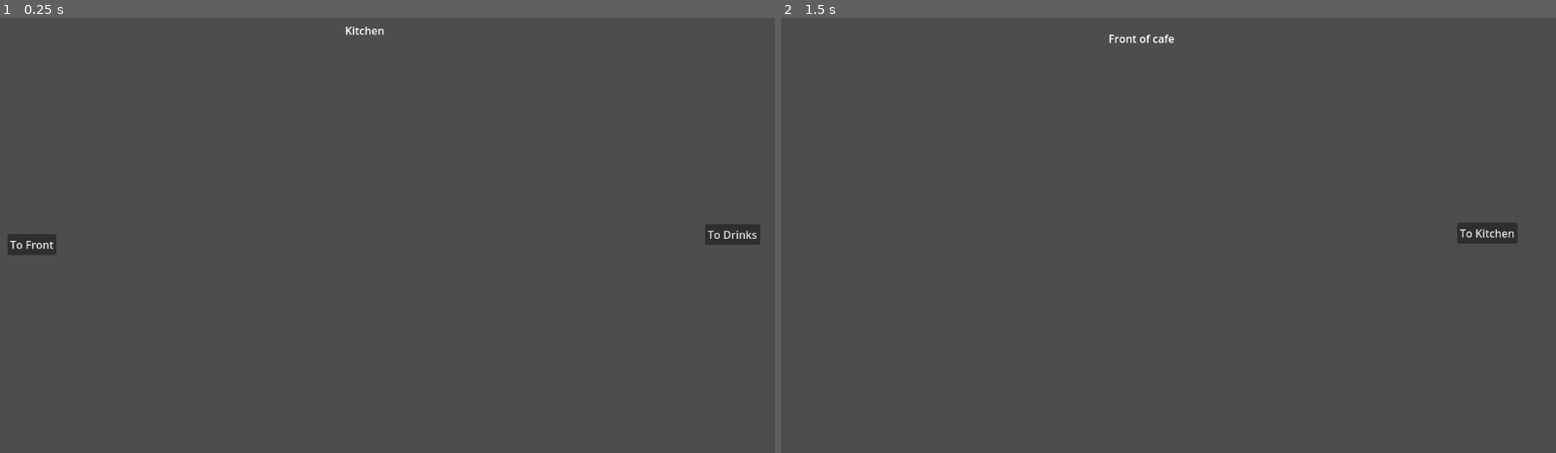
Above: before the commit, frames 1-2 (left to right).
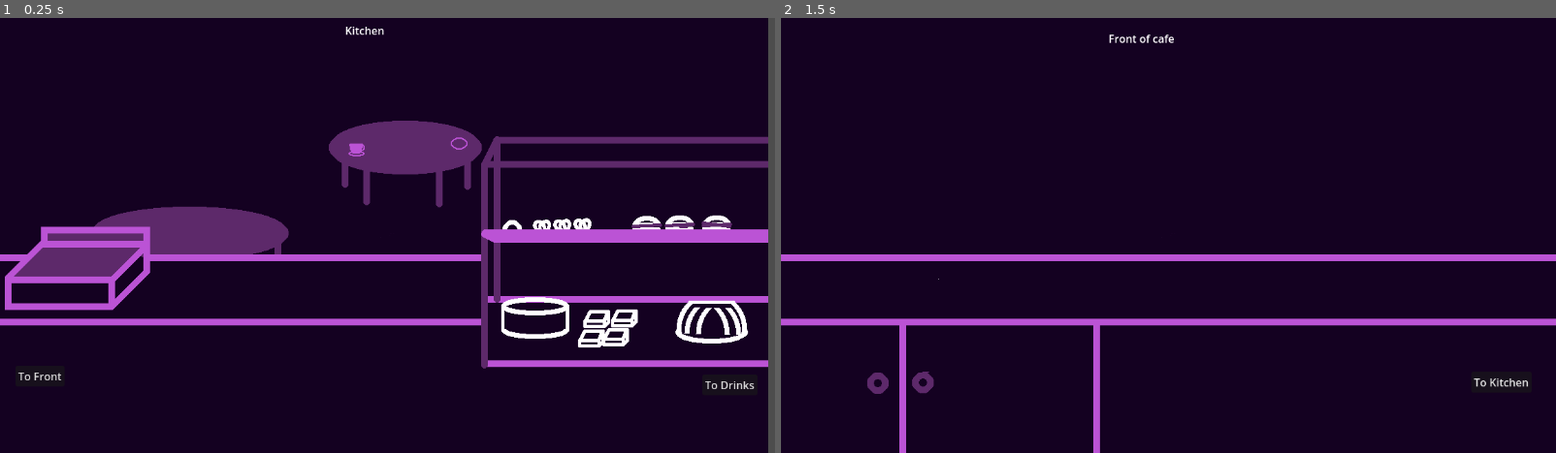
Above: after the commit, the same moments.

Repository: ARLJohnston/GMTK-2025
Game: Godot game, scene res://kitchen.tscn
The game is run twice, just before and just after one commit, with the same random seed, the same clock (stepped at 60 frames per second) and the same inputs.
Inputs:
- Up to frame 1 (0.25 s): no input
- Up to frame 2 (1.5 s): click "To Front" at 0.5 s; tap Enter at 1.25 s

The runs differ from the first frame. In frame 1, 99% of the frame differs, in the area x 0-100%, y 0-100%; in frame 2, 100%.

Commit message:
added art to the background of the three main scenes. Also added the skeleton of the order minigame and some of its logic

Diff:
--- /dev/null
+++ b/assets/icon.svg
@@ -0,0 +1 @@
+<svg xmlns="http://www.w3.org/2000/svg" width="128" height="128"><rect width="124" height="124" x="2" y="2" fill="#363d52" stroke="#212532" stroke-width="4" rx="14"/><g fill="#fff" transform="translate(12.322 12.322)scale(.101)"><path d="M105 673v33q407 354 814 0v-33z"/><path fill="#478cbf" d="m105 673 152 14q12 1 15 14l4 67 132 10 8-61q2-11 15-15h162q13 4 15 15l8 61 132-10 4-67q3-13 15-14l152-14V427q30-39 56-81-35-59-83-108-43 20-82 47-40-37-88-64 7-51 8-102-59-28-123-42-26 43-46 89-49-7-98 0-20-46-46-89-64 14-123 42 1 51 8 102-48 27-88 64-39-27-82-47-48 49-83 108 26 42 56 81zm0 33v39c0 276 813 276 814 0v-39l-134 12-5 69q-2 10-14 13l-162 11q-12 0-16-11l-10-65H446l-10 65q-4 11-16 11l-162-11q-12-3-14-13l-5-69z"/><path d="M483 600c0 34 58 34 58 0v-86c0-34-58-34-58 0z"/><circle cx="725" cy="526" r="90"/><circle cx="299" cy="526" r="90"/></g><g fill="#414042" transform="translate(12.322 12.322)scale(.101)"><circle cx="307" cy="532" r="60"/><circle cx="717" cy="532" r="60"/></g></svg>
--- a/drinks.tscn
+++ b/drinks.tscn
@@ -1,15 +1,21 @@
-[gd_scene load_steps=2 format=3 uid="uid://buj3553hf3p28"]
+[gd_scene load_steps=3 format=3 uid="uid://buj3553hf3p28"]
 
 [ext_resource type="Script" uid="uid://cwn4wtvaw7q58" path="res://drinks.gd" id="1_enbsf"]
+[ext_resource type="Texture2D" uid="uid://dqm7ei6hcb8oo" path="res://assets/coffee-scene.png" id="2_n7rc2"]
 
 [node name="Drinks" type="Node"]
 script = ExtResource("1_enbsf")
 
+[node name="DrinksBackround" type="TextureRect" parent="."]
+offset_right = 1152.0
+offset_bottom = 648.0
+texture = ExtResource("2_n7rc2")
+
 [node name="ToKitchenFromDrinks" type="Button" parent="."]
-offset_left = 11.0
-offset_top = 287.0
-offset_right = 101.0
-offset_bottom = 318.0
+offset_left = 15.0
+offset_top = 480.0
+offset_right = 105.0
+offset_bottom = 511.0
 text = "To Kitchen"
 
 [node name="DrinksLabel" type="Label" parent="."]
--- a/front.tscn
+++ b/front.tscn
@@ -1,15 +1,21 @@
-[gd_scene load_steps=2 format=3 uid="uid://clbk4lwpstgpr"]
+[gd_scene load_steps=3 format=3 uid="uid://clbk4lwpstgpr"]
 
 [ext_resource type="Script" uid="uid://cer1k7vs136u6" path="res://front.gd" id="1_uekkd"]
+[ext_resource type="Texture2D" uid="uid://bxx8r1c3sj64o" path="res://assets/front-scene.png" id="2_xpgvt"]
 
 [node name="Front" type="Node"]
 script = ExtResource("1_uekkd")
 
+[node name="FrontBackground" type="TextureRect" parent="."]
+offset_right = 40.0
+offset_bottom = 40.0
+texture = ExtResource("2_xpgvt")
+
 [node name="ToKitchen" type="Button" parent="."]
-offset_left = 1005.0
-offset_top = 305.0
-offset_right = 1095.0
-offset_bottom = 336.0
+offset_left = 1026.0
+offset_top = 527.0
+offset_right = 1116.0
+offset_bottom = 558.0
 text = "To Kitchen"
 
 [node name="FrontLabel" type="Label" parent="."]
--- a/kitchen.tscn
+++ b/kitchen.tscn
@@ -1,9 +1,15 @@
-[gd_scene load_steps=2 format=3 uid="uid://bxd4c8c0ewoii"]
+[gd_scene load_steps=3 format=3 uid="uid://bxd4c8c0ewoii"]
 
 [ext_resource type="Script" uid="uid://brc78ihy0we0j" path="res://kitchen.gd" id="1_vloss"]
+[ext_resource type="Texture2D" uid="uid://bjstikgmafnca" path="res://assets/food-scene.png" id="2_ipk1y"]
 
 [node name="Kitchen" type="Node"]
 script = ExtResource("1_vloss")
+
+[node name="KitchenBackground" type="TextureRect" parent="."]
+offset_right = 40.0
+offset_bottom = 40.0
+texture = ExtResource("2_ipk1y")
 
 [node name="kitchenLabel" type="Label" parent="."]
 offset_left = 513.0
@@ -13,17 +19,17 @@
 text = "Kitchen"
 
 [node name="ToFrontFromKitchen" type="Button" parent="."]
-offset_left = 11.0
-offset_top = 322.0
-offset_right = 84.0
-offset_bottom = 353.0
+offset_left = 23.0
+offset_top = 518.0
+offset_right = 96.0
+offset_bottom = 549.0
 text = "To Front"
 
 [node name="ToDrinksFromKitchen" type="Button" parent="."]
-offset_left = 1048.0
-offset_top = 307.0
-offset_right = 1130.0
-offset_bottom = 338.0
+offset_left = 1044.0
+offset_top = 531.0
+offset_right = 1126.0
+offset_bottom = 562.0
 text = "To Drinks"
 
 [connection signal="pressed" from="ToFrontFromKitchen" to="." method="_on_to_front_from_kitchen_pressed"]
--- /dev/null
+++ b/order_mini_game.gd
@@ -0,0 +1,26 @@
+extends Node
+
+
+# Called when the node enters the scene tree for the first time.
+func _ready() -> void:
+	pass # Replace with function body.
+
+
+# Called every frame. 'delta' is the elapsed time since the previous frame.
+func _process(delta: float) -> void:
+	pass
+
+func key_order_generator() -> Array:
+	var possible_actions = ["UP","DOWN","LEFT","RIGHT"]
+	var order = [0,0,0,0]
+
+	for i in range(order.size()):
+		order[i] =  possible_actions.pick_random()
+
+	return order
+
+
+
+func change_sprite_texture(sprite,key):
+	var texture = load("res://assets/"+key+".svg")
+	sprite.texture = texture
--- /dev/null
+++ b/order_mini_game.tscn
@@ -0,0 +1,35 @@
+[gd_scene load_steps=4 format=3 uid="uid://bhe6huph75e3i"]
+
+[ext_resource type="Script" uid="uid://cuvccsusg32ng" path="res://order_mini_game.gd" id="1_ek375"]
+[ext_resource type="Texture2D" uid="uid://ct13xk2mtbmrr" path="res://assets/icon.svg" id="2_iq36e"]
+
+[sub_resource type="RectangleShape2D" id="RectangleShape2D_t770h"]
+size = Vector2(598, 240)
+
+[node name="OrderMiniGame" type="Node"]
+script = ExtResource("1_ek375")
+
+[node name="MiniGameDisplay" type="Area2D" parent="."]
+
+[node name="CollisionShape2D" type="CollisionShape2D" parent="MiniGameDisplay"]
+position = Vector2(733, 224)
+shape = SubResource("RectangleShape2D_t770h")
+
+[node name="Key1" type="Sprite2D" parent="MiniGameDisplay"]
+modulate = Color(0.247059, 0.94902, 0.364706, 1)
+position = Vector2(512, 224)
+texture = ExtResource("2_iq36e")
+
+[node name="Key2" type="Sprite2D" parent="MiniGameDisplay"]
+modulate = Color(0.004882, 0.0629578, 0.0774374, 1)
+position = Vector2(656, 224)
+texture = ExtResource("2_iq36e")
+
+[node name="Key3" type="Sprite2D" parent="MiniGameDisplay"]
+position = Vector2(800, 224)
+texture = ExtResource("2_iq36e")
+
+[node name="Key4" type="Sprite2D" parent="MiniGameDisplay"]
+modulate = Color(0.930461, 0.229434, 0.181383, 1)
+position = Vector2(944, 224)
+texture = ExtResource("2_iq36e")
--- a/project.godot
+++ b/project.godot
@@ -13,7 +13,7 @@
 config/name="GMTK-2025"
 run/main_scene="uid://bxd4c8c0ewoii"
 config/features=PackedStringArray("4.4", "GL Compatibility")
-config/icon="res://icon.svg"
+config/icon="res://assets/icon.svg"
 
 [autoload]
 
Not shown, added: assets/Window.png.import
Not shown, added: assets/coffee-minigame.png.import
Not shown, added: assets/coffee-scene.png.import
Not shown, added: assets/donut.png.import
Not shown, added: assets/food-scene.png.import
Not shown, added: assets/front-scene.png.import
Not shown, added: assets/fryer-game.png.import
Not shown, added: assets/icon.svg.import
Not shown, added: order_mini_game.gd.uid
